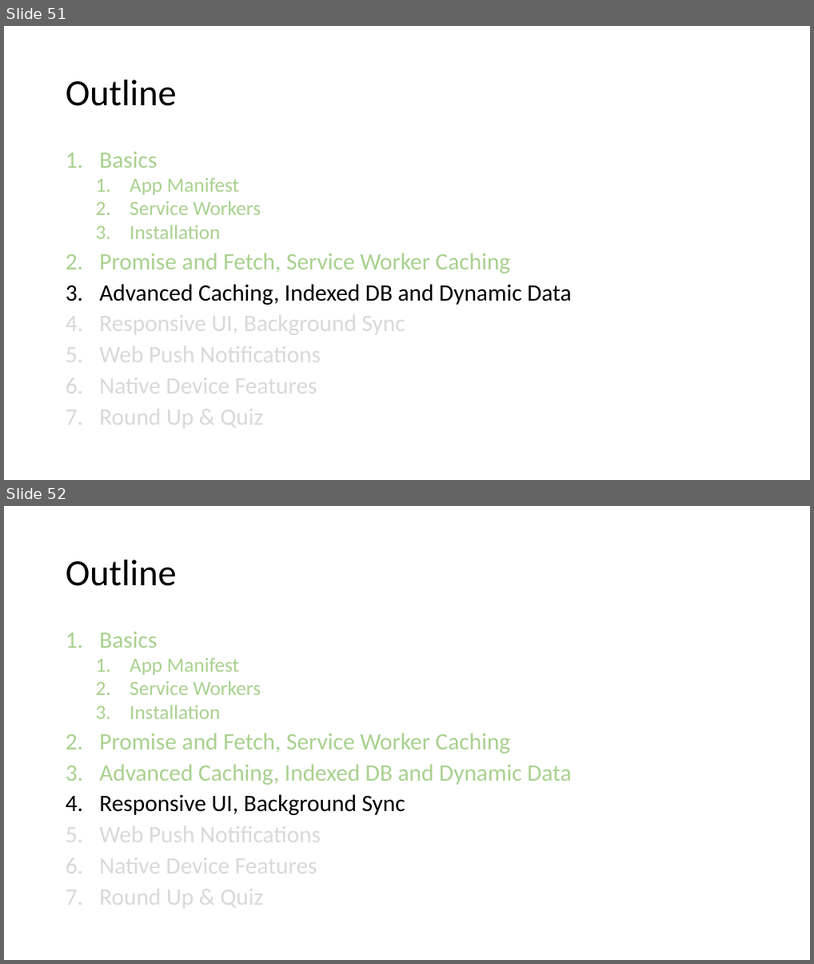
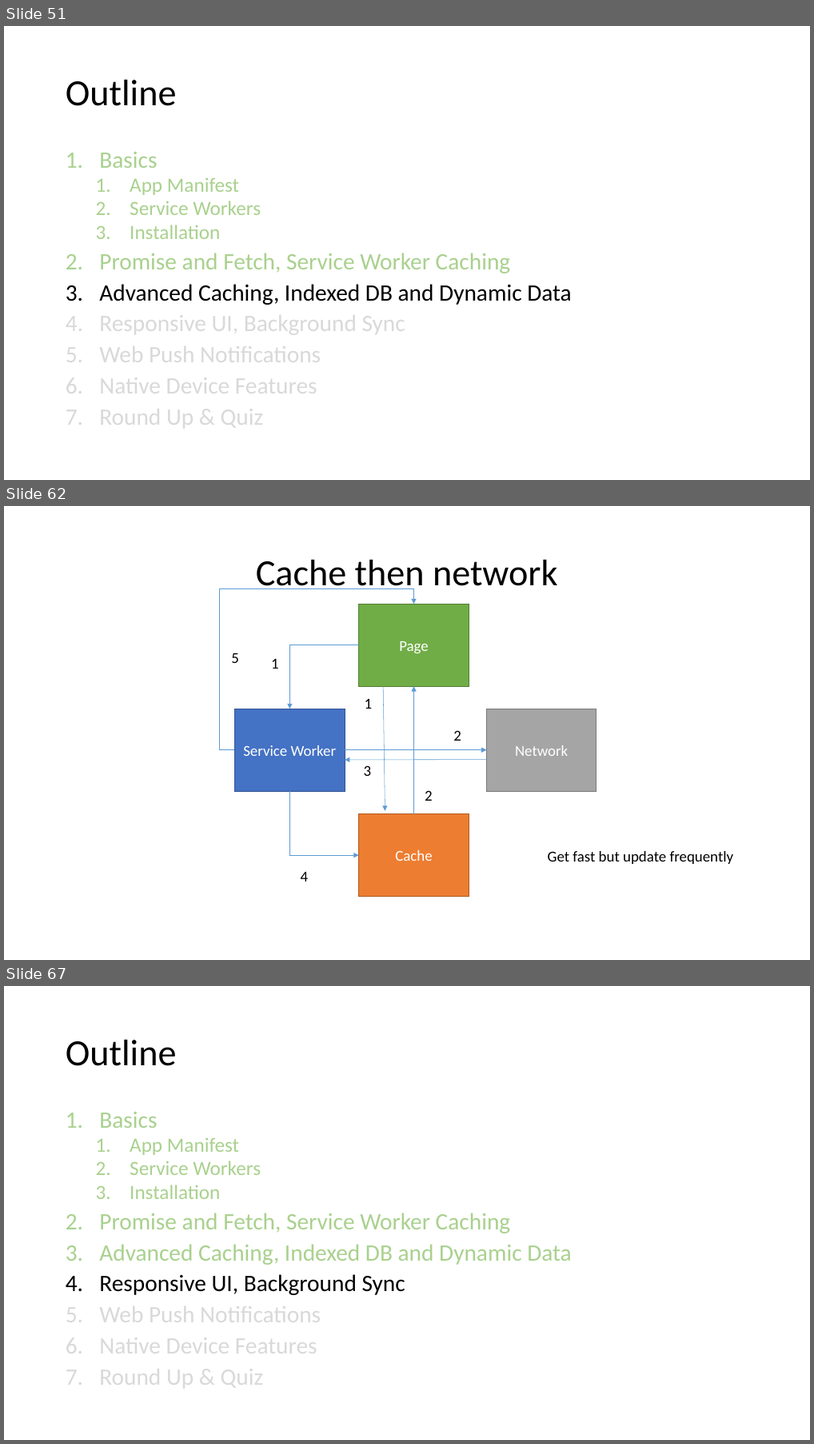
Before and after one commit to SteveNox/PWACourseProgress, a slide deck: course/Progressive Web Apps.pptx. Shown one above the other, each under a label of ours: slides 51 and 52 before the commit, slides 51, 62 and 67 after it; the slides between them are not shown. The pictures are 814x964 and 814x1444 pixels, drawn with LibreOffice and Linux fonts; fonts in the diff are those of the drawing. Boxes give left, top, right and bottom in pixels: in the first picture for what was removed or moved away, otherwise in the second. Text is boxed around its words. In the diff, an @@ line names an element or a change of style, - is before the commit and + after.

```diff
--- a/course/Progressive Web Apps.pptx
+++ b/course/Progressive Web Apps.pptx
@@ slide 62 added at box(4, 506, 810, 960), background #FFFFFF @@
@@ title added at box(256, 560, 558, 595), 44 pt, text #000000 @@
+Cache then network
@@ elbow arrow added from (235, 750) to (414, 604), #5B9BD5 0.5 pt @@
@@ rectangle added at box(359, 604, 470, 687), fill #70AD47, outline #538035 1 pt, 18 pt, text #FFFFFF @@
+Page
@@ elbow arrow added from (359, 645) to (290, 708), #5B9BD5 0.5 pt @@
@@ text added at box(231, 653, 239, 663), 18 pt, text #000000 @@
+5
@@ text added at box(271, 659, 279, 668), 18 pt, text #000000 @@
+1
@@ arrow added from (383, 686) to (385, 811), #5B9BD5 0.5 pt @@
@@ arrow added from (414, 814) to (414, 686), #5B9BD5 0.5 pt @@
@@ rectangle added at box(235, 708, 345, 792), fill #4472C4, outline #325491 1 pt, 18 pt, text #FFFFFF @@
+Service Worker
@@ text added at box(365, 699, 373, 708), 18 pt, text #000000 @@
+1
@@ rectangle added at box(486, 708, 597, 792), fill #A5A5A5, outline #7A7A7A 1 pt, 18 pt, text #FFFFFF @@
+Network
@@ text added at box(454, 730, 462, 740), 18 pt, text #000000 @@
+2
@@ arrow added from (345, 750) to (486, 750), #5B9BD5 0.5 pt @@
@@ arrow added from (486, 760) to (345, 760), #5B9BD5 0.5 pt @@
@@ text added at box(364, 765, 372, 776), 18 pt, text #000000 @@
+3
@@ elbow arrow added from (290, 791) to (359, 855), #5B9BD5 0.5 pt @@
@@ text added at box(425, 790, 433, 800), 18 pt, text #000000 @@
+2
@@ rectangle added at box(359, 814, 470, 896), fill #ED7D31, outline #AF5C24 1 pt, 18 pt, text #FFFFFF @@
+Cache
@@ text added at box(548, 851, 734, 864), 18 pt, text #000000 @@
+Get fast but update frequently
@@ text added at box(301, 872, 309, 881), 18 pt, text #000000 @@
+4
@@ what was slide 52 is now slide 67 @@
```
Also in this commit, not shown: 14 other slides added, 5 other files.
